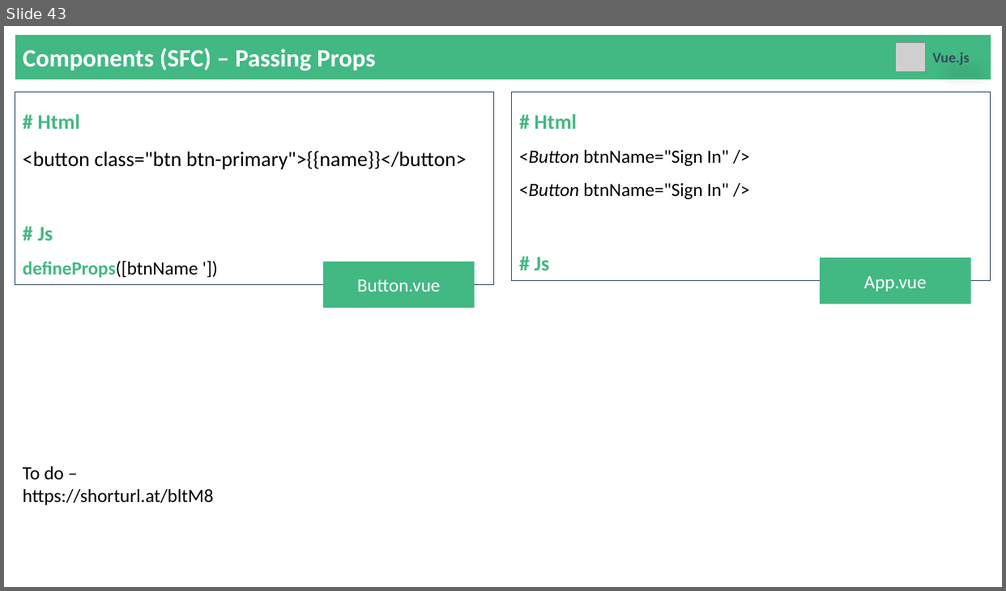
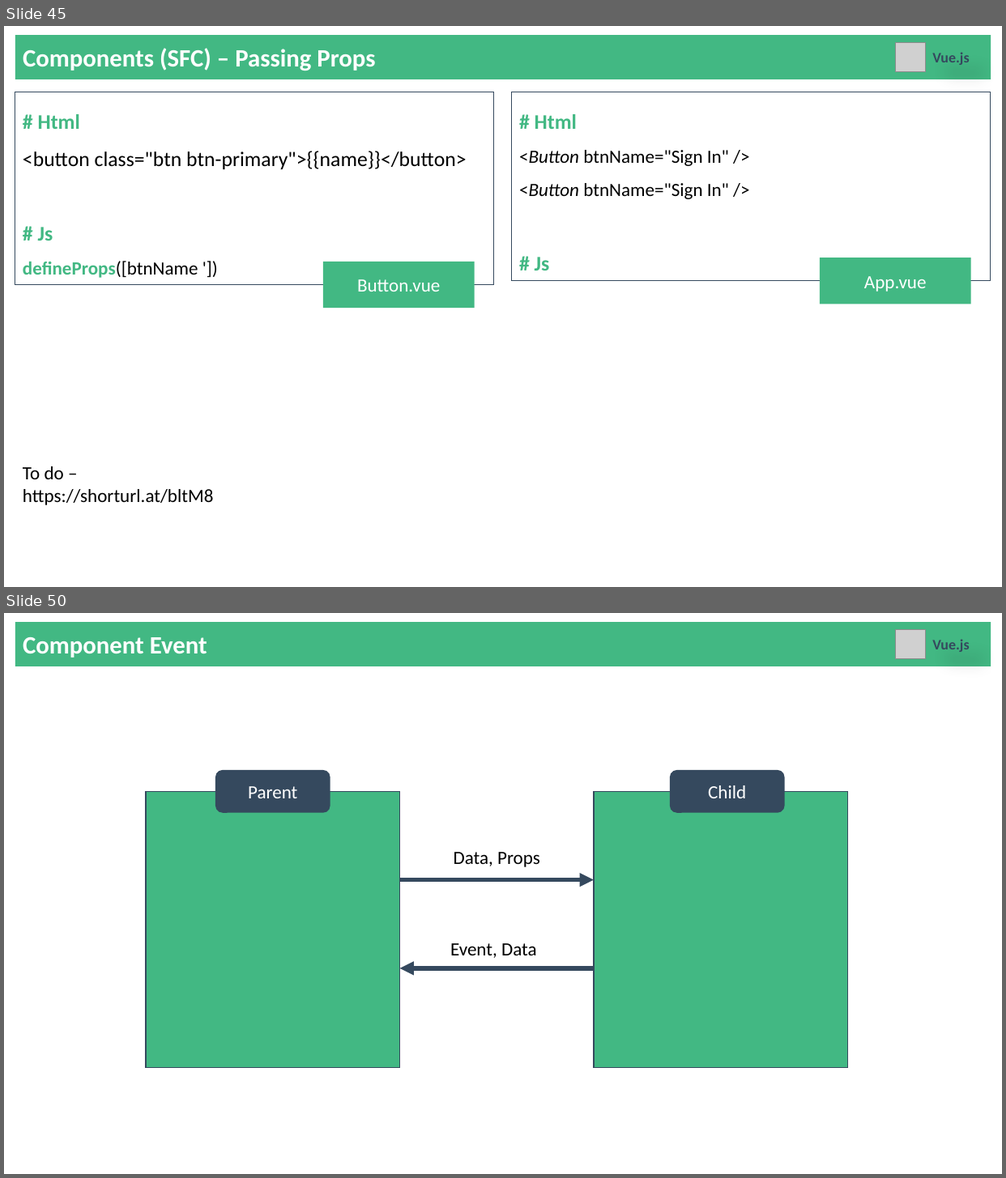
Before and after one commit to YeMyintSoeKMD/vue-creating, a slide deck: 9. Vue.js - Basic to Advance.pptx. Shown one above the other, each under a label of ours: slide 43 before the commit, slides 45 and 50 after it; the slides between them are not shown. The pictures are 1006x591 and 1006x1178 pixels, drawn with LibreOffice and Linux fonts; fonts in the diff are those of the drawing; grey boxes stand for pictures. Boxes give left, top, right and bottom in pixels: in the first picture for what was removed or moved away, otherwise in the second. Text is boxed around its words. In the diff, an @@ line names an element or a change of style, - is before the commit and + after.

```diff
--- a/9. Vue.js - Basic to Advance.pptx
+++ b/9. Vue.js - Basic to Advance.pptx
@@ slide 50 added at [4, 613, 1002, 1174], background #FFFFFF @@
@@ rectangle added at [15, 622, 991, 666], fill #42B883, 24 pt, text #FFFFFF, bold @@
+Component Event
@@ picture added at [896, 629, 926, 659] @@
@@ text added at [932, 639, 969, 652], 14 pt, text #35495E, bold @@
+Vue.js
@@ rounded rectangle added at [215, 770, 330, 813], fill #35495E, 18 pt, text #FFFFFF @@
+Parent
@@ rounded rectangle added at [671, 770, 785, 813], fill #35495E, 18 pt, text #FFFFFF @@
+Child
@@ rectangle added at [146, 791, 399, 1067], fill #42B883, outline #35495E 1 pt @@
@@ rectangle added at [594, 791, 848, 1067], fill #42B883, outline #35495E 1 pt @@
@@ text added at [454, 852, 540, 867], 18 pt, text #000000 @@
+Data, Props
@@ arrow added from (400, 880) to (594, 880), #35495E 4.5 pt @@
@@ text added at [450, 943, 537, 958], 18 pt, text #000000 @@
+Event, Data
@@ arrow added from (594, 969) to (400, 969), #35495E 4.5 pt @@
@@ what was slide 43 is now slide 45 @@
```
Also in this commit, not shown: 11 slides changed, 6 other slides added, 10 other files.
